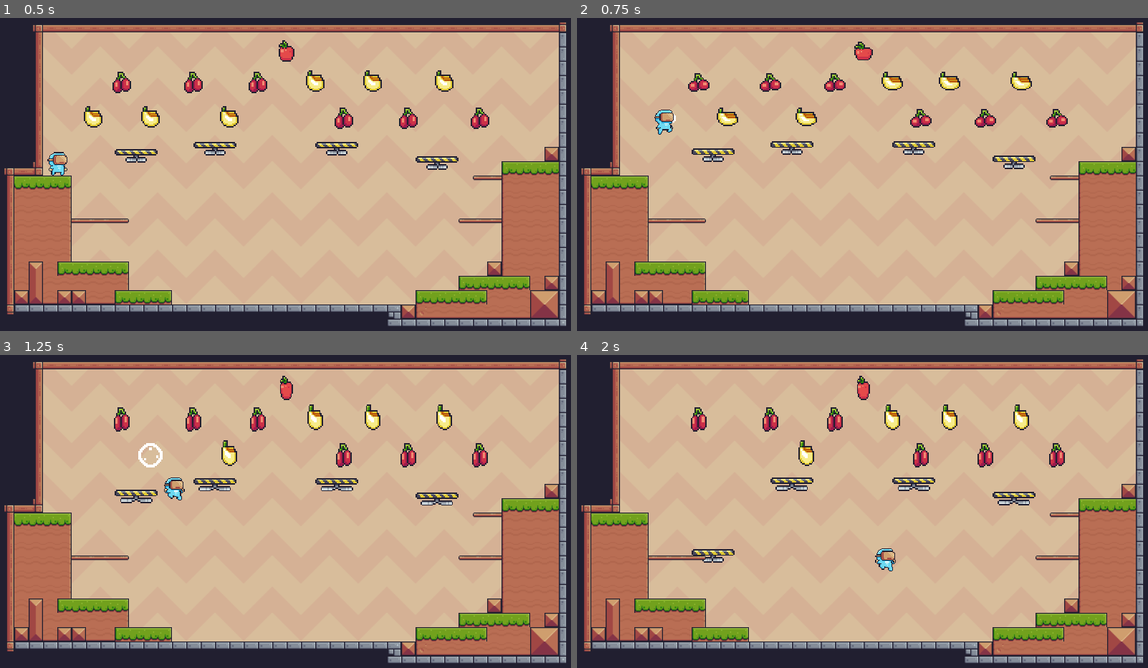
Above: before the commit, frames 1-4 (two rows, left to right).
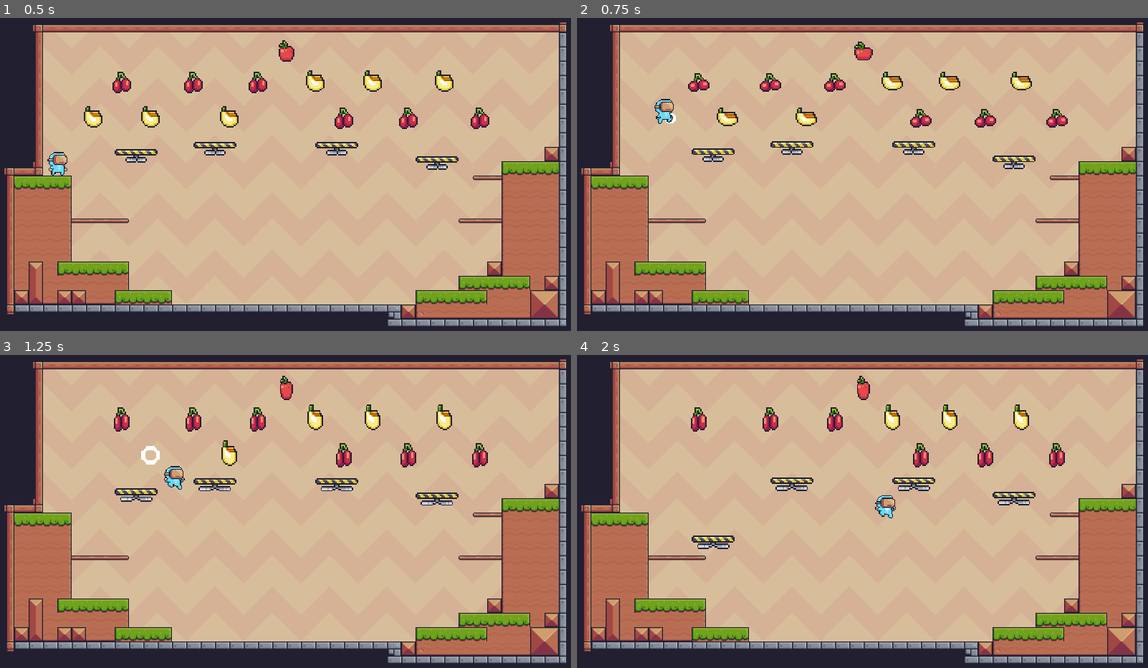
Above: after the commit, the same moments.

Repository: Pnsadeghy/2d_platformer_game_godot
Game: Godot game, scene res://scenes/levels/level_0001.tscn
Two runs of this game, one before a commit and one after it. Both use one fixed random seed, a clock stepped at 60 frames per second and the inputs below.
Inputs:
- Up to frame 1 (0.5 s): no input
- Up to frame 2 (0.75 s): hold Right (right) from 0.53 s (still down); hold Space (jump) from 0.53 s (still down)
- Up to frame 3 (1.25 s): keep holding Right (right); keep holding Space (jump)
- Up to frame 4 (2 s): keep holding Right (right); release Space (jump) at 1.28 s; tap Space (jump) at 1.35, 1.52, 1.82 s

Frame 1 is identical in both runs. In frame 2, 0.3% of the frame differs, in the area x 13-17%, y 25-38%; in frame 3, 0.7%; in frame 4, 1.0%, in the area x 20-56%, y 27-70%.

Commit message:
Fix jump feel

Diff:
--- a/modules/state_machine/StateCharacter.gd
+++ b/modules/state_machine/StateCharacter.gd
@@ -4,9 +4,9 @@
 
 # properties
 @export var move_speed := 200.0
-@export var jump_force := 330.0
-@export var fall_gravity_scale := 2000.0
-@export var jump_gravity_scale := 980.0
+@export var jump_force := 420.0
+@export var fall_gravity_scale := 1500.0
+@export var jump_gravity_scale := 1300.0
 @export var wall_gravity_scale := 10.0
 @export var air_jumps_amount := 1
 
